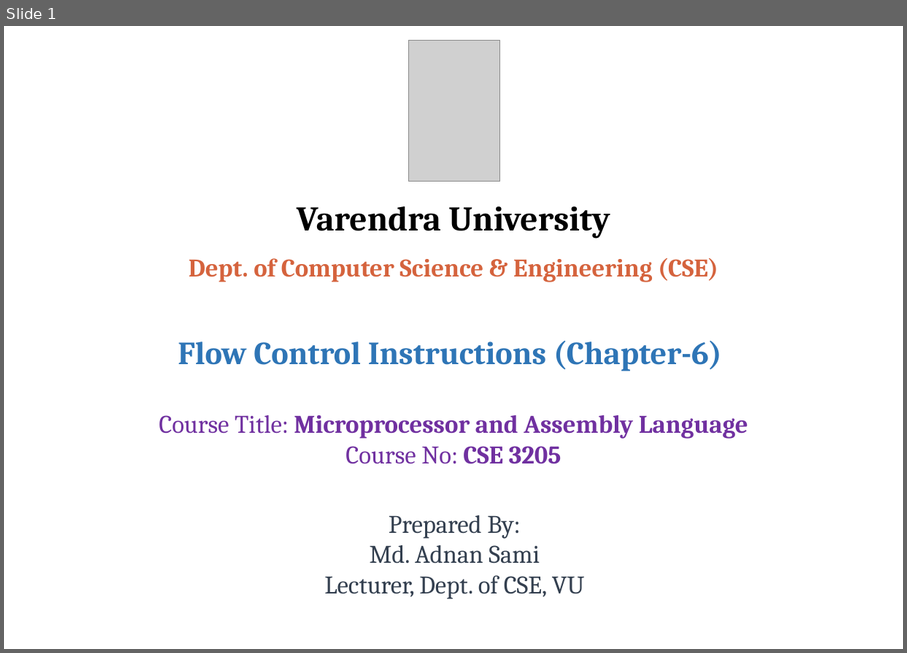
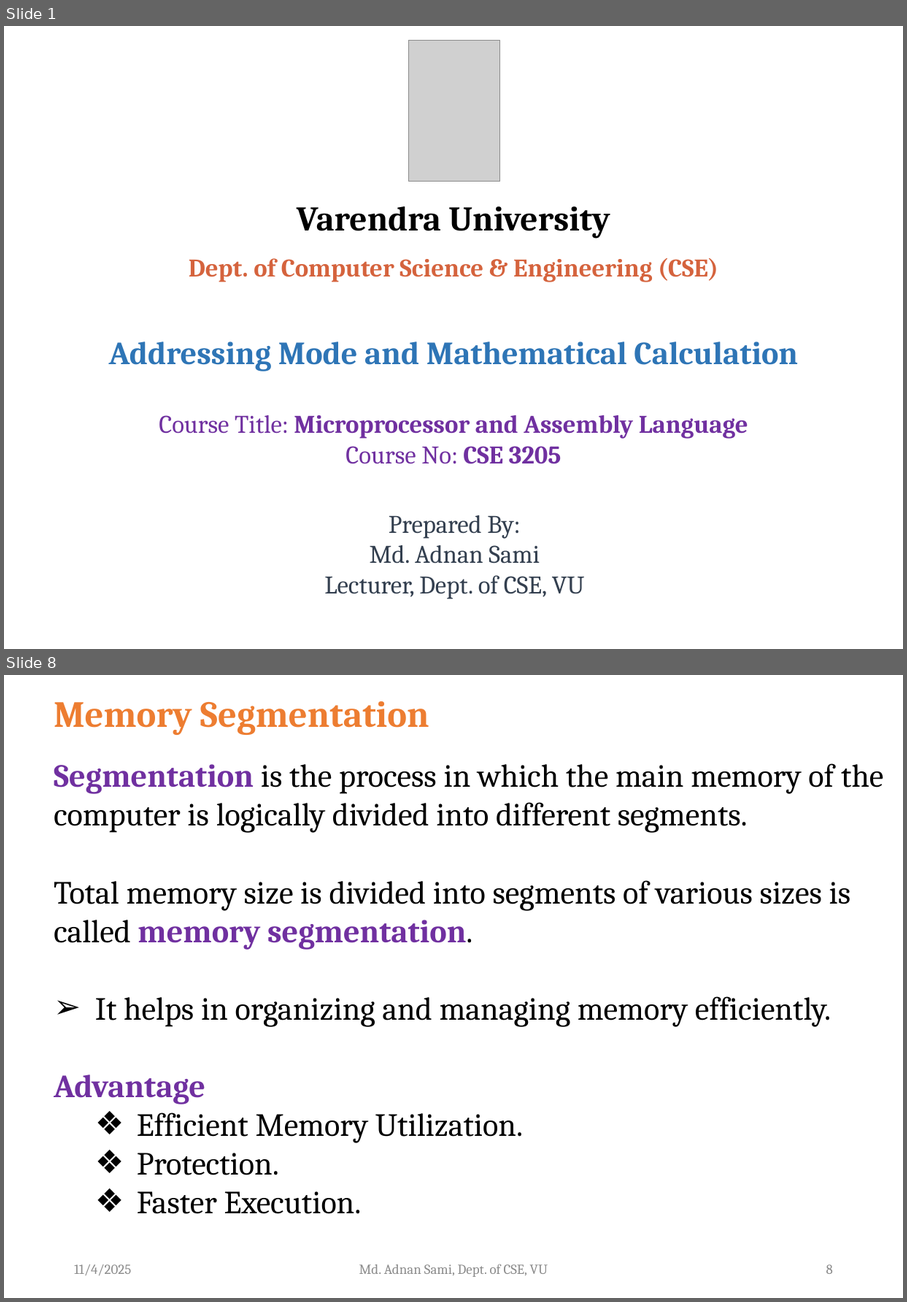
Before and after one commit to atif721/Varendra-University, a slide deck: 06 Sixth Semester/CSE 3205 Microprocessor and Assembly Language/Final/PPTX files/Lecture-8 (Microprocessor and Assembly Language).pptx. Shown one above the other, each under a label of ours: slide 1 before the commit, slides 1 and 8 after it; the slides between them are not shown. The pictures are 907x653 and 907x1302 pixels, drawn with LibreOffice and Linux fonts; fonts in the diff are those of the drawing; grey boxes stand for pictures; background and template pictures are left out. Boxes give left, top, right and bottom in pixels: in the first picture for what was removed or moved away, otherwise in the second. Text is boxed around its words. In the diff, an @@ line names an element or a change of style, - is before the commit and + after.

```diff
--- a/06 Sixth Semester/CSE 3205 Microprocessor and Assembly Language/Final/PPTX files/Lecture-8 (Microprocessor and Assembly Language).pptx
+++ b/06 Sixth Semester/CSE 3205 Microprocessor and Assembly Language/Final/PPTX files/Lecture-8 (Microprocessor and Assembly Language).pptx
@@ slide 8 added at [4, 675, 903, 1298], background #FFFFFF @@
@@ text added at [54, 701, 430, 735], 32 pt, text #ED7D31, bold @@
+Memory Segmentation
@@ text added at [54, 763, 884, 1214], 28 pt, text #000000 @@
+  Segmentation is the process in which the main memory of the computer is logically divided into different segments.
+  Total memory size is divided into segments of various sizes is called memory segmentation.
+  ➢ It helps in organizing and managing memory efficiently.
+  Advantage
+    ❖ Efficient Memory Utilization.
+    ❖ Protection.
+    ❖ Faster Execution.
@@ text added at [74, 1264, 131, 1275], 12 pt, text #8C8C8C @@
+11/4/2025
@@ text added at [360, 1263, 548, 1277], 12 pt, text #8C8C8C @@
+Md. Adnan Sami, Dept. of CSE, VU
@@ page number added at [827, 1264, 833, 1274], 12 pt, text #8C8C8C @@
+8
@@ slide 1 changed as well @@
@@ text at [109, 341, 798, 371]: text changed @@
-Flow Control Instructions (Chapter-6)
+Addressing Mode and Mathematical Calculation
```
Also in this commit, not shown: 6 other slides changed, 26 other slides added, 21 slides removed.
